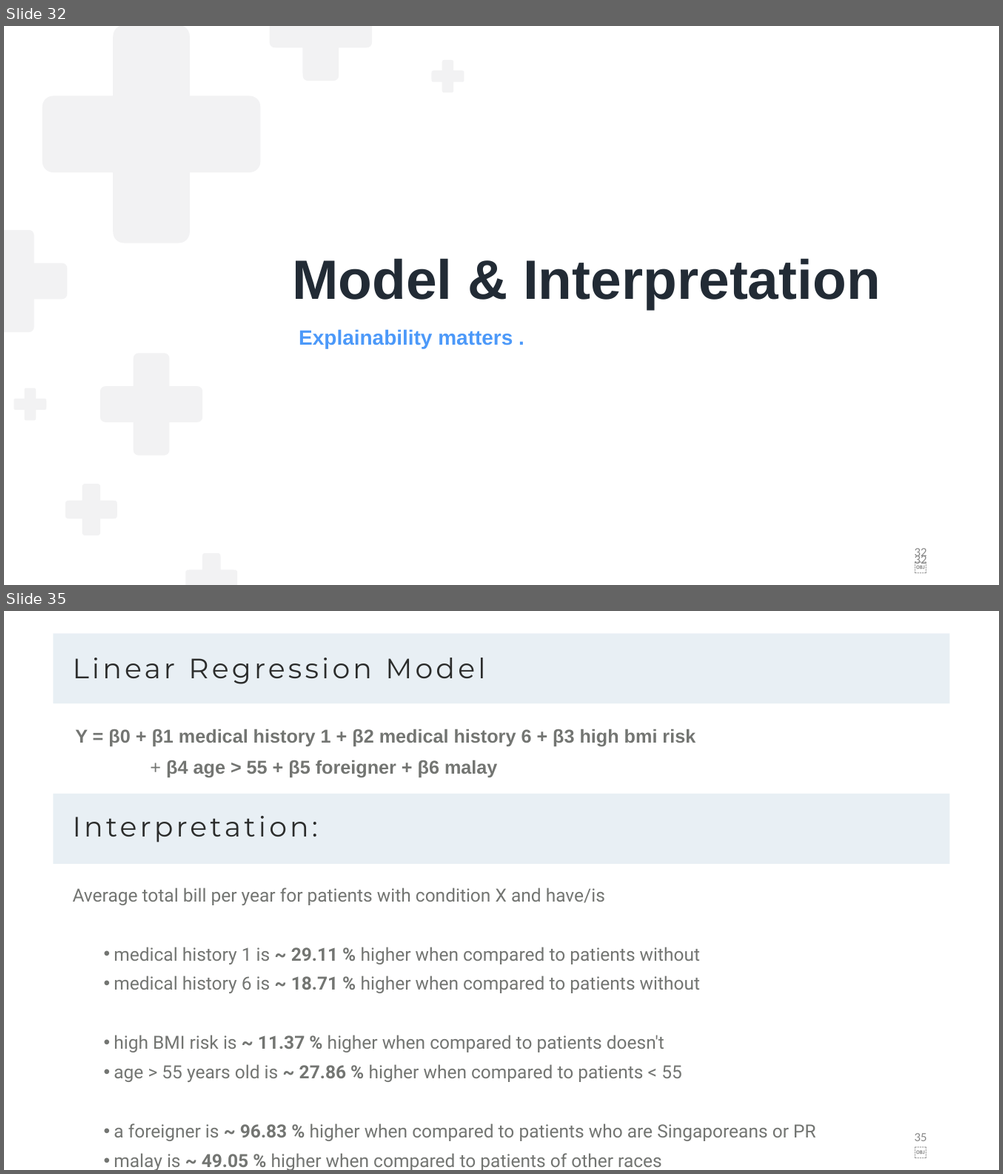
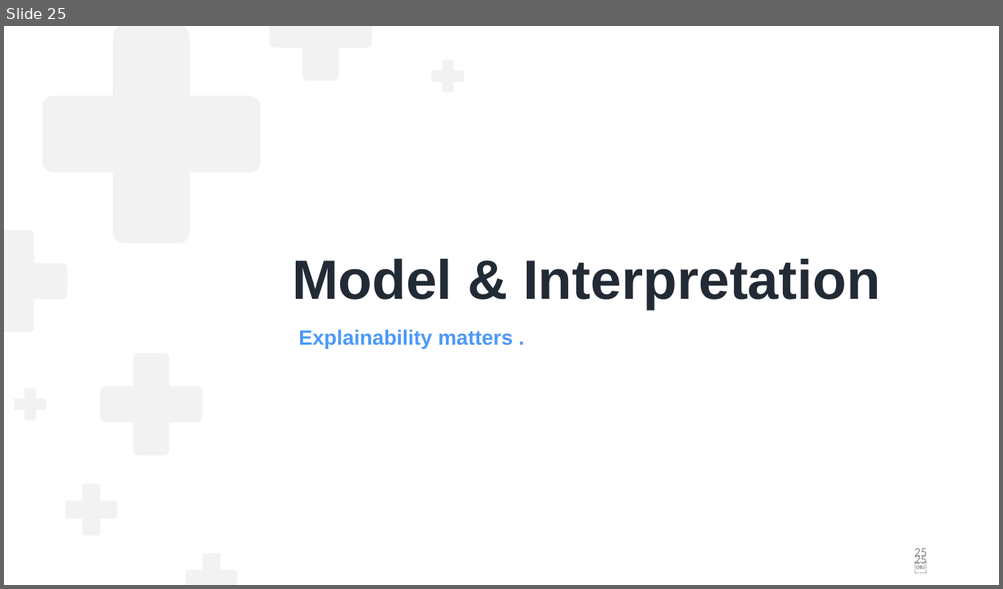
Before and after one commit to joannasyeow/Holmusk_Healthcare_Data, a slide deck: slides.pptx. Shown one above the other, each under a label of ours: slides 32 and 35 before the commit, slide 25 after it; the slides between them are not shown. The pictures are 1003x1174 and 1003x589 pixels, drawn with LibreOffice and Linux fonts; fonts in the diff are those of the drawing. Boxes give left, top, right and bottom in pixels: in the first picture for what was removed or moved away, otherwise in the second. Text is boxed around its words. In the diff, an @@ line names an element or a change of style, - is before the commit and + after.

```diff
--- a/slides.pptx
+++ b/slides.pptx
@@ slide 35 removed at [4, 611, 999, 1170], background #FFFFFF @@
@@ rectangle removed at [54, 633, 950, 703] @@
@@ text removed at [71, 649, 518, 799] @@
-Linear Regression Model
@@ text removed at [75, 729, 695, 746] @@
-Y = β0 + β1 medical history 1 + β2 medical history 6 + β3 high bmi risk
@@ text removed at [166, 760, 497, 778] @@
-+ β4 age > 55 + β5 foreigner + β6 malay
@@ rectangle removed at [54, 794, 950, 864] @@
@@ text removed at [73, 888, 816, 1170] @@
-Interpretation:
-Average total bill per year for patients with condition X and have/is
-    • medical history 1 is ~ 29.11 % higher when compared to patients without
-    • medical history 6 is ~ 18.71 % higher when compared to patients without
-    • high BMI risk is ~ 11.37 % higher when compared to patients doesn't
-    • age > 55 years old is ~ 27.86 % higher when compared to patients < 55
-    • a foreigner is ~ 96.83 % higher when compared to patients who are Singaporeans or PR
-    • malay is ~ 49.05 % higher when compared to patients of other races
@@ page number removed at [914, 1133, 927, 1142] @@
-35￼
@@ what was slide 32 is now slide 25 @@
@@ page number at [914, 548, 927, 560]: text changed @@
-32
+25
@@ page number at [914, 554, 927, 568]: text changed @@
-32￼
+25￼
```
Also in this commit, not shown: 23 slides changed, 7 slides added, 9 other slides removed, 13 other files.
